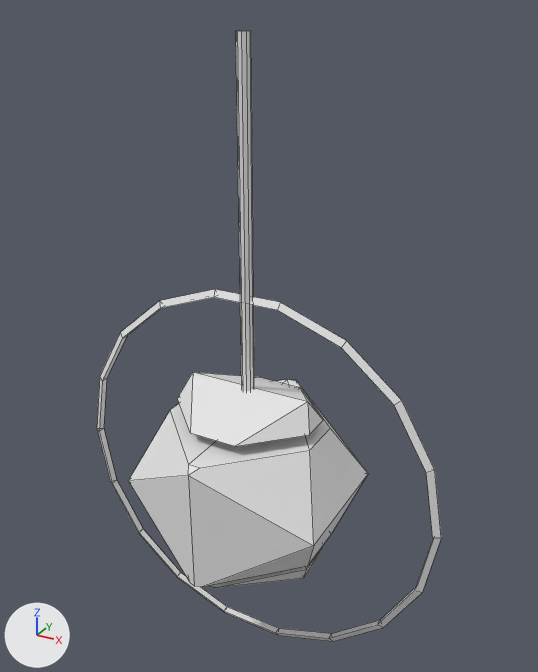
Before and after pictures for a commit that changed the OBJ model Assets/Models/Bottom Shoulder/Public-Photo_0007.obj.
The view is the same before and after, from a 50 mm lens placed at (0.43, -0.726, 0.361), pointed at (0.013, 0.032, -0.018). Arrows for +X, +Y and +Z are at lower left; the lights stay in place. Mesh edges are drawn as thin lines. Where no turn or scale is listed for an object, it has been applied to the vertices. Vertices at the same position are counted once.

The older version as bpy lines, for what is in view:
```python
me_public_photo_0007 = bpy.data.meshes.new('Public-Photo_0007')
me_public_photo_0007.from_pydata(...)  # 120 vertices, 131 faces; spans x -0.264..0.264, y -0.137..0.137, z -0.475..0.34
ob_public_photo_0007 = bpy.data.objects.new('Public-Photo_0007', me_public_photo_0007)
ob_public_photo_0007.location = (0.0, 0.0, 0.0)
```
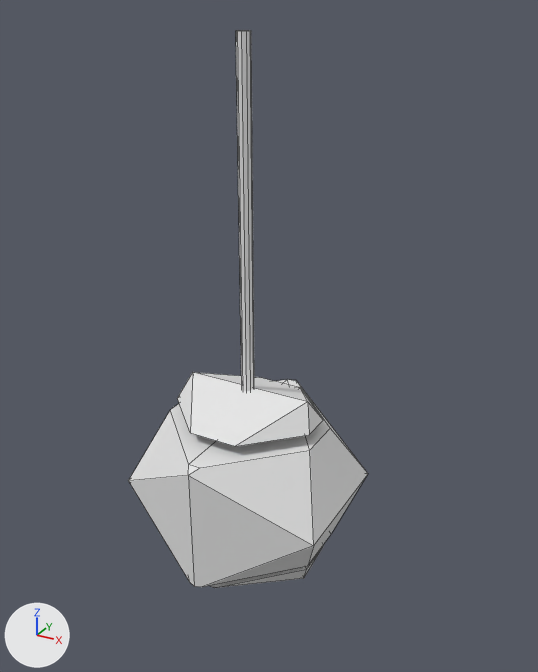
Boxes [x1, y1, x2, y2] around the edits, measured in the pictures (538 x 672 px):
'Public-Photo_0007', reshaped (30% narrower, 9% shorter): before [97, 30, 441, 641]; after [128, 30, 368, 588]
part 1 of me_public_photo_0007, deleted: before [97, 289, 441, 641]

The edits, one by one:
me_public_photo_0007 has 120 vertices, 131 faces and spans x -0.264..0.264, y -0.137..0.137, z -0.475..0.34.
me_public_photo_0007 is used by ob_public_photo_0007; location (0.0, 0.0, 0.0).
me_public_photo_0007 part 1: the loose piece of 54 vertices spanning x -0.264..0.264, y -0.005..0.005, z -0.475..0.045 is deleted.
